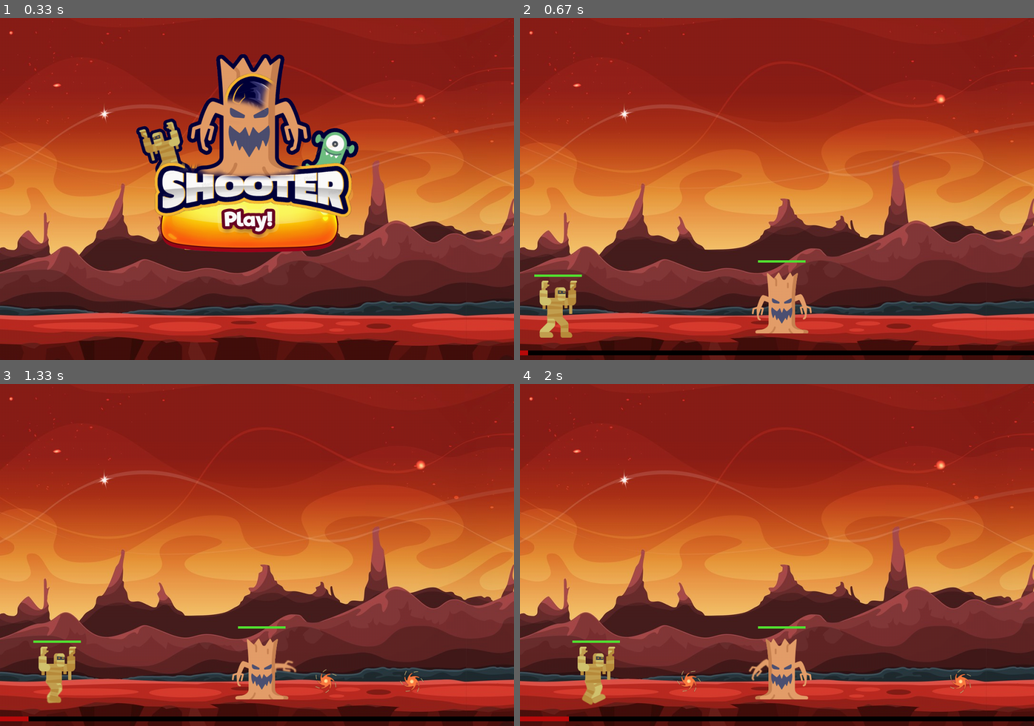
Above: before the commit, frames 1-4 (two rows, left to right).
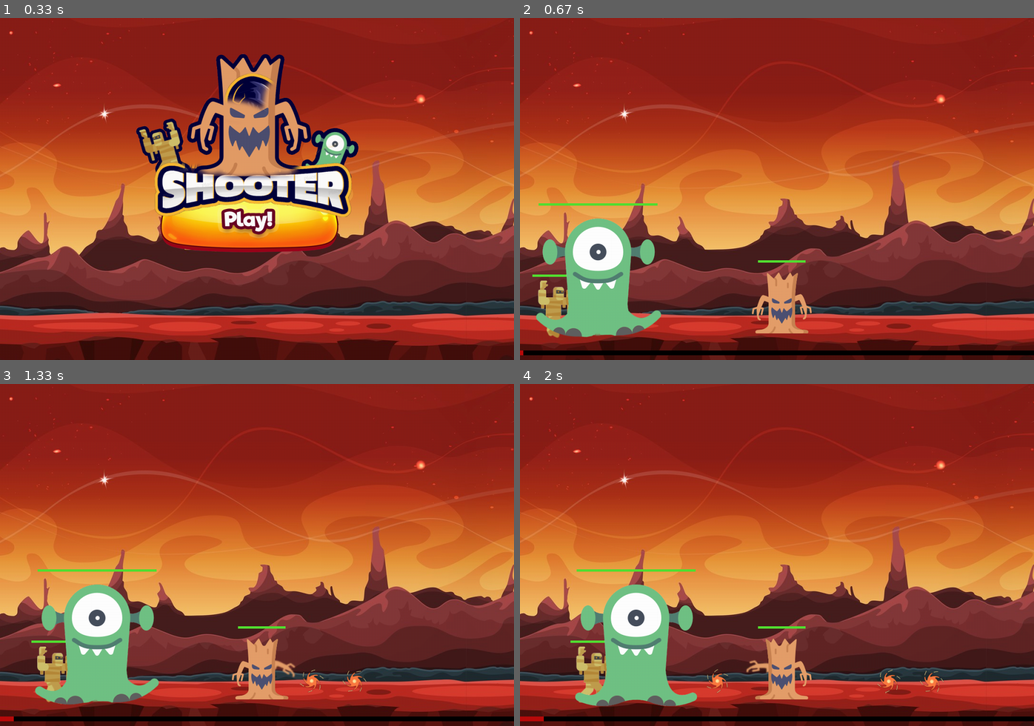
Above: after the commit, the same moments.

Repository: ZarionX/pygame-learning
Game: pygame game, started from main.py
Same seed, same stepped clock (60 frames per second), same inputs: the game is played once before the commit and once after it.
Inputs (mouse positions are in pixels of both pictures, inside the frame that each line leads up to):
- Up to frame 1 (0.33 s): no input
- Up to frame 2 (0.67 s): click (766, 223) at 0.38 s
- Up to frame 3 (1.33 s): hold Right 0.67-1.13 s; hold Right from 1.17 s (still down)
- Up to frame 4 (2 s): release Right at 1.63 s; hold Left from 1.67 s (still down)

Frame 1 is identical in both runs. In frame 2, 5.4% of the frame differs, in the area x 0-28%, y 54-99%; in frame 3, 5.8%; in frame 4, 6.0%, in the area x 4-88%, y 54-99%.

Commit message:
Adding of Alien and FPS

Diff:
--- a/main.py
+++ b/main.py
@@ -11,17 +11,24 @@
 MUMMY = "./assets/mummy.png"
 BANNER = "./assets/banner.png"
 BUTTON = "./assets/button.png"
+FPS = 30
+clock = pygame.time.Clock()
 
 game = Window(SIZE, TITLE)
 game.set_background(BACKGROUND, (0, -220))
 game.set_banner(BANNER, (int(game.screen.get_width() / 4), 0))
 game.set_button(BUTTON, (int(game.screen.get_width() / 3.33), int(game.screen.get_width() / 3)))
-game.set_player(PLAYER, (450, 500))
+game.set_player((450, 500))
 for i in range(2):
     if random.randint(1, 2) == 1:
-        game.add_monster(MUMMY, (game.screen.get_width(), 550), "left")
+        game.add_mummy((game.screen.get_width(), 550), "left")
     else:
-        game.add_monster(MUMMY, (0, 550), "right")
+        game.add_mummy((0, 550), "right")
+
+if random.randint(1, 2) == 1:
+    game.add_alien((game.screen.get_width(), 400), "left")
+else:
+    game.add_alien((0, 400), "right")
 
 while game.running:
     game.background.load(game.screen)
@@ -38,5 +45,6 @@
         game.button.load(game.screen)
         game.banner.load(game.screen)
     pygame.display.flip()
+    clock.tick(FPS)
 
 pygame.quit()
--- a/models/animation.py
+++ b/models/animation.py
@@ -1,14 +1,16 @@
 # -*- coding: utf-8 -*-
 import pygame
-import os
-from typing import List
+from typing import List, Tuple
 
 
 class AnimateSprite(pygame.sprite.Sprite):
-    def __init__(self, name: str) -> None:
+    def __init__(self, name: str, size: Tuple[int, int]) -> None:
         super().__init__()
+        self.size = size
         self.image = pygame.image.load(f"./assets/{name}.png")
-        self.images = animation.get(name)
+        self.image = pygame.transform.smoothscale(self.image, size)
+        self.rect = self.image.get_rect()
+        self.images = animation[name]
         self.current_image = 0
         self.animating = False
 
@@ -23,19 +25,16 @@
                 if not loop:
                     self.animating = False
             self.image = self.images[direction][self.current_image]
+            self.image = pygame.transform.smoothscale(self.image, self.size)
 
 
 
-def load_images(name: str) -> List:
-    images = []
-    for file in os.listdir(f"./assets/{name}"):
-        images.append(pygame.image.load(f"./assets/{name}/{file}"))
+def load_images(name: str) -> List[pygame.Surface]:
+    images = [pygame.image.load(f"./assets/{name}/{name}{i}.png") for i in range(1, 24)]
     return images
 
-def flip(images: List) -> None:
-    result = []
-    for image in images:
-        result.append(pygame.transform.flip(image, True, False))
+def flip(images: List[pygame.Surface]) -> List[pygame.Surface]:
+    result = [pygame.transform.flip(image, True, False) for image in images]
     return result
 
 animation = {
@@ -46,5 +45,9 @@
     "mummy": {
         "left": load_images("mummy"),
         "right": flip(load_images("mummy"))
+    },
+    "alien": {
+        "left": load_images("alien"),
+        "right": flip(load_images("alien"))
     }
 }
--- a/models/comet.py
+++ b/models/comet.py
@@ -27,9 +27,13 @@
             game.comet_event.reset_percent()
             for i in range(2):
                 if random.randint(1, 2) == 1:
-                    game.add_monster("./assets/mummy.png", (game.screen.get_width(), 550), "left")
+                    game.add_mummy((game.screen.get_width(), 550), "left")
                 else:
-                    game.add_monster("./assets/mummy.png", (0, 550), "right")
+                    game.add_mummy((0, 550), "right")
+            if random.randint(1, 2) == 1:
+                game.add_alien((game.screen.get_width(), 400), "left")
+            else:
+                game.add_alien((0, 400), "right")
 
     def __init__(self, image_path: str, screen: pygame.Surface) -> None:
         super().__init__()
--- a/models/monster.py
+++ b/models/monster.py
@@ -51,15 +51,26 @@
         if self.health <= 0:
             self.die(game)
 
-    def __init__(self, image_path: str, position: Tuple[int, int], direction: str) -> None:
-        super().__init__("mummy")
+    def __init__(self, position: Tuple[int, int], direction: str, name: str, size: Tuple[int, int]) -> None:
+        super().__init__(name, size)
         self.direction: str = direction
         self.initial_image = self.image
         if direction == "right":
             self.image = pygame.transform.flip(self.image, True, False)
-        self.rect = self.image.get_rect()
         self.rect.x, self.rect.y = position
+
+class Mummy(Monster):
+    def __init__(self, position: Tuple[int, int], direction: str) -> None:
+        super().__init__(position, direction, "mummy", (125, 125))
         self.max_health: int = 100
         self.health = self.max_health
-        self.velocity: int = random.randint(1, 5)
+        self.velocity: int = random.randint(2, 5)
         self.attack: float = 0.3
+
+class Alien(Monster):
+    def __init__(self, position: Tuple[int, int], direction: str) -> None:
+        super().__init__(position, direction, "alien", (300, 300))
+        self.max_health: int = 250
+        self.health = self.max_health
+        self.velocity: int = random.randint(1, 3)
+        self.attack: float = 0.8
--- a/models/player.py
+++ b/models/player.py
@@ -40,9 +40,8 @@
         if self.health <= 0:
             game.stop()
 
-    def __init__(self, image_path: str, initial_pos: Tuple[int, int]) -> None:
-        super().__init__("player")
-        self.rect = self.image.get_rect()
+    def __init__(self, initial_pos: Tuple[int, int]) -> None:
+        super().__init__("player", (200, 200))
         self.rect.x, self.rect.y = initial_pos
         self.max_health: int = 100
         self.health: int = self.max_health
--- a/models/window.py
+++ b/models/window.py
@@ -3,7 +3,7 @@
 from typing import Tuple, Dict
 from models.background import Background
 from models.player import Player
-from models.monster import Monster
+from models.monster import Alien, Mummy
 from models.bannner import Banner
 from models.button import Button
 from models.comet_event import CometFallEvent
@@ -34,11 +34,14 @@
     def set_background(self, image_path: str, position: Tuple[int, int]) -> None:
         self.background = Background(image_path, position)
 
-    def set_player(self, image_path: str, initial_pos: Tuple[int, int]) -> None:
-        self.player = Player(image_path, initial_pos)
+    def set_player(self, initial_pos: Tuple[int, int]) -> None:
+        self.player = Player(initial_pos)
 
-    def add_monster(self, image_path: str, position: Tuple[int, int], direction: str) -> None:
-        self.monsters.add(Monster(image_path, position, direction))
+    def add_mummy(self, position: Tuple[int, int], direction: str) -> None:
+        self.monsters.add(Mummy(position, direction))
+
+    def add_alien(self, position: Tuple[int, int], direction: str) -> None:
+        self.monsters.add(Alien(position, direction))
 
     def set_banner(self, image_path: str, position: Tuple[int, int]) -> None:
         self.banner = Banner(image_path, position)
